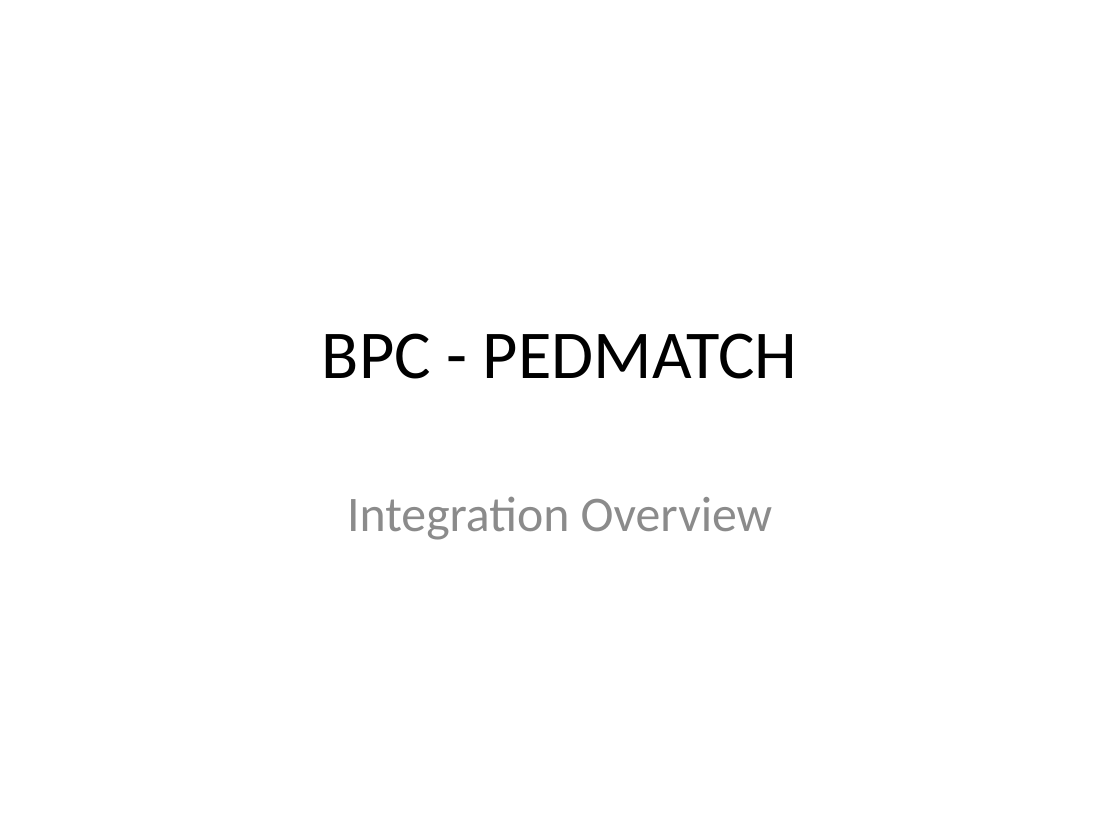
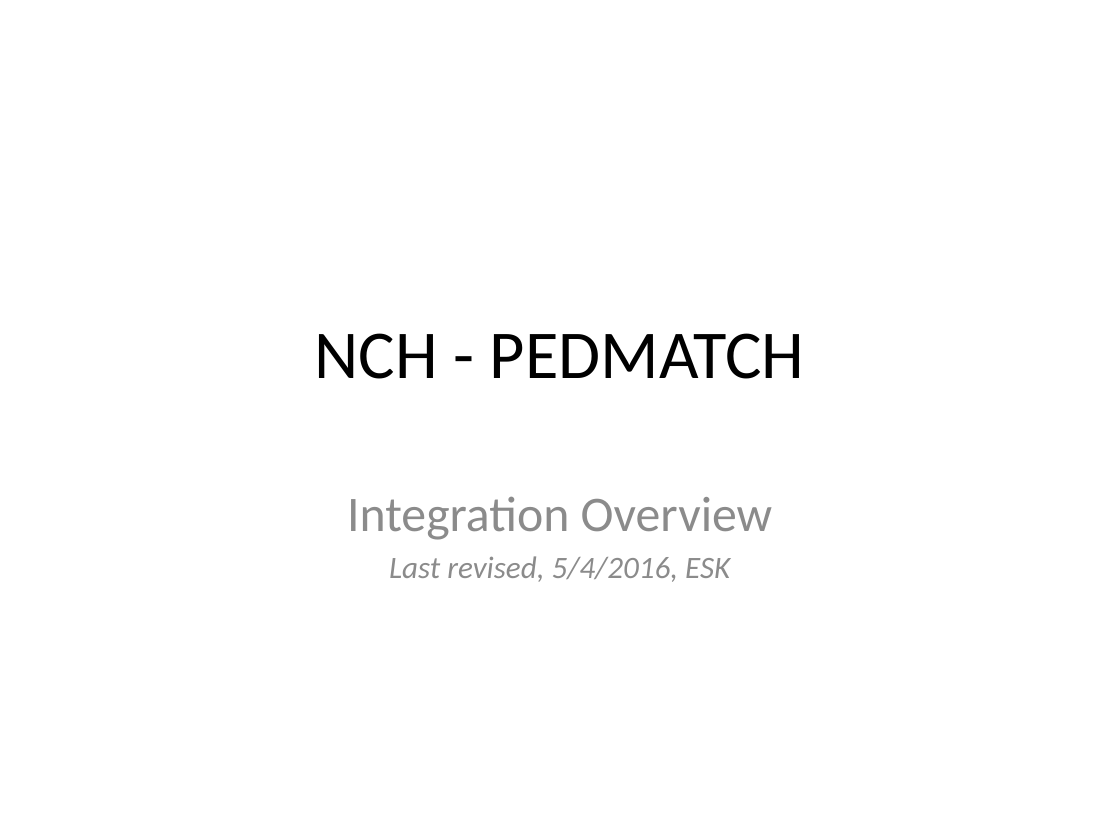
Before and after one commit to NCH-BPC-Informatics/pedmatch-arch-docs, a slide deck: slide 1 of NCH-PEDMATCH - Integration Walkthrough.pptx. Drawn at 1120x840 pixels with LibreOffice and Linux fonts; fonts in the diff are those of the drawing. Boxes give left, top, right and bottom in pixels: in the first picture for what was removed or moved away, otherwise in the second. Text is boxed around its words. In the diff, an @@ line names an element or a change of style, - is before the commit and + after.

```diff
--- a/NCH-PEDMATCH - Integration Walkthrough.pptx
+++ b/NCH-PEDMATCH - Integration Walkthrough.pptx
@@ title at [315,333,805,379]: text changed @@
-BPC - PEDMATCH
+NCH - PEDMATCH
@@ subtitle at [389,556,730,582]: paragraph added @@
+Last revised, 5/4/2016, ESK
```
Also in this commit, not shown: 2 other slides changed, 4 slides added, 4 slides removed, 3 other files.
